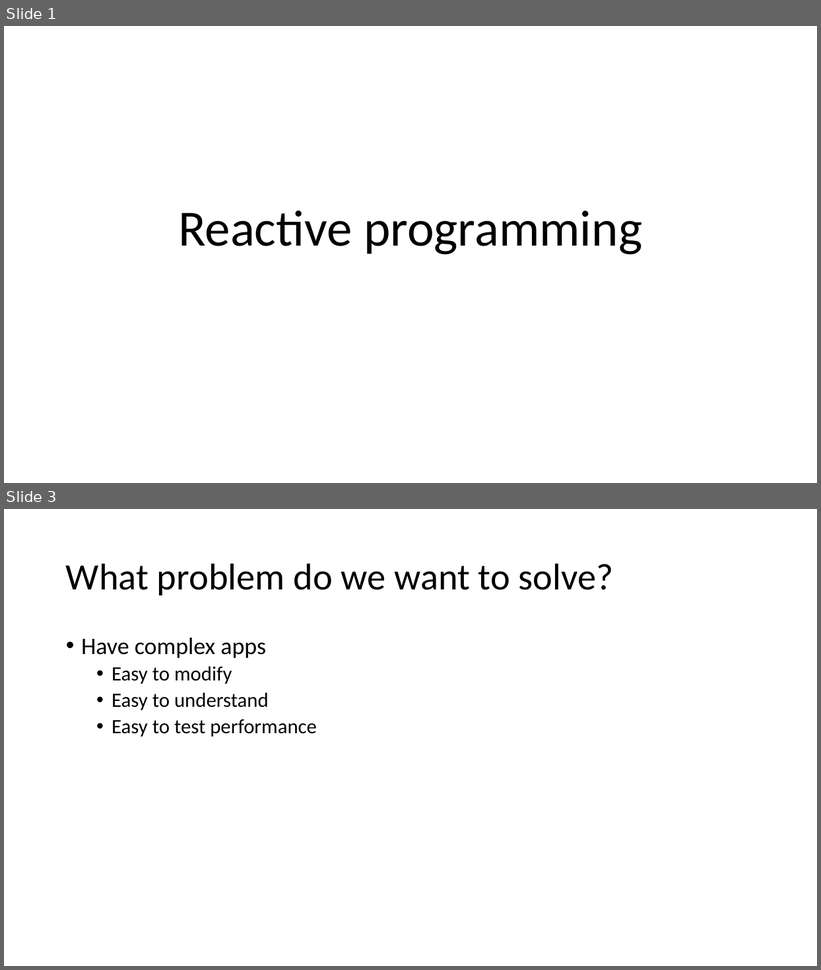
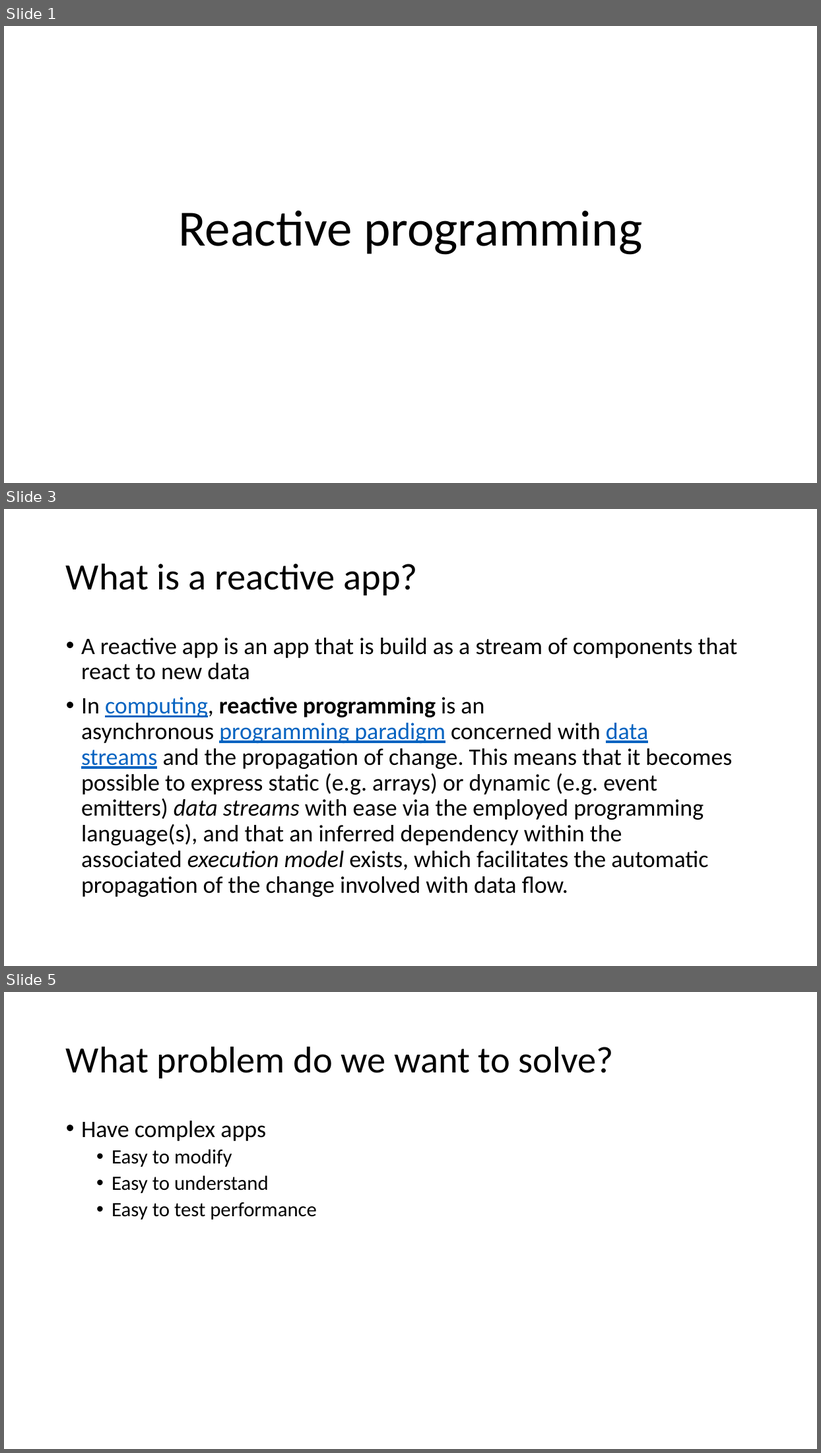
Before and after one commit to MihaiTheCoder/EventMadness, a slide deck: Reactive programming.pptx. Shown one above the other, each under a label of ours: slides 1 and 3 before the commit, slides 1, 3 and 5 after it; the slides between them are not shown. The pictures are 821x970 and 821x1453 pixels, drawn with LibreOffice and Linux fonts; fonts in the diff are those of the drawing. Boxes give left, top, right and bottom in pixels: in the first picture for what was removed or moved away, otherwise in the second. Text is boxed around its words. In the diff, an @@ line names an element or a change of style, - is before the commit and + after.

Commit message:
Refactor AttributeBasedFlowExecutor, update powerpoint

```diff
--- a/Reactive programming.pptx
+++ b/Reactive programming.pptx
@@ slide 3 added at (4, 509, 817, 966), background #FFFFFF @@
@@ title added at (66, 563, 418, 595), 44 pt, text #000000 @@
+What is a reactive app?
@@ text added at (81, 638, 738, 897), 28 pt, text #000000 @@
+• A reactive app is an app that is build as a stream of components that react to new data
+• In computing, reactive programming is an asynchronous programming paradigm concerned with data streams and the propagation of change. This means that it becomes possible to express static (e.g. arrays) or dynamic (e.g. event emitters) data streams with ease via the employed programming language(s), and that an inferred dependency within the associated execution model exists, which facilitates the automatic propagation of the change involved with data flow.
@@ what was slide 3 is now slide 5 @@
```
Also in this commit, not shown: 6 slides changed, 4 other slides added, 1 other file.
